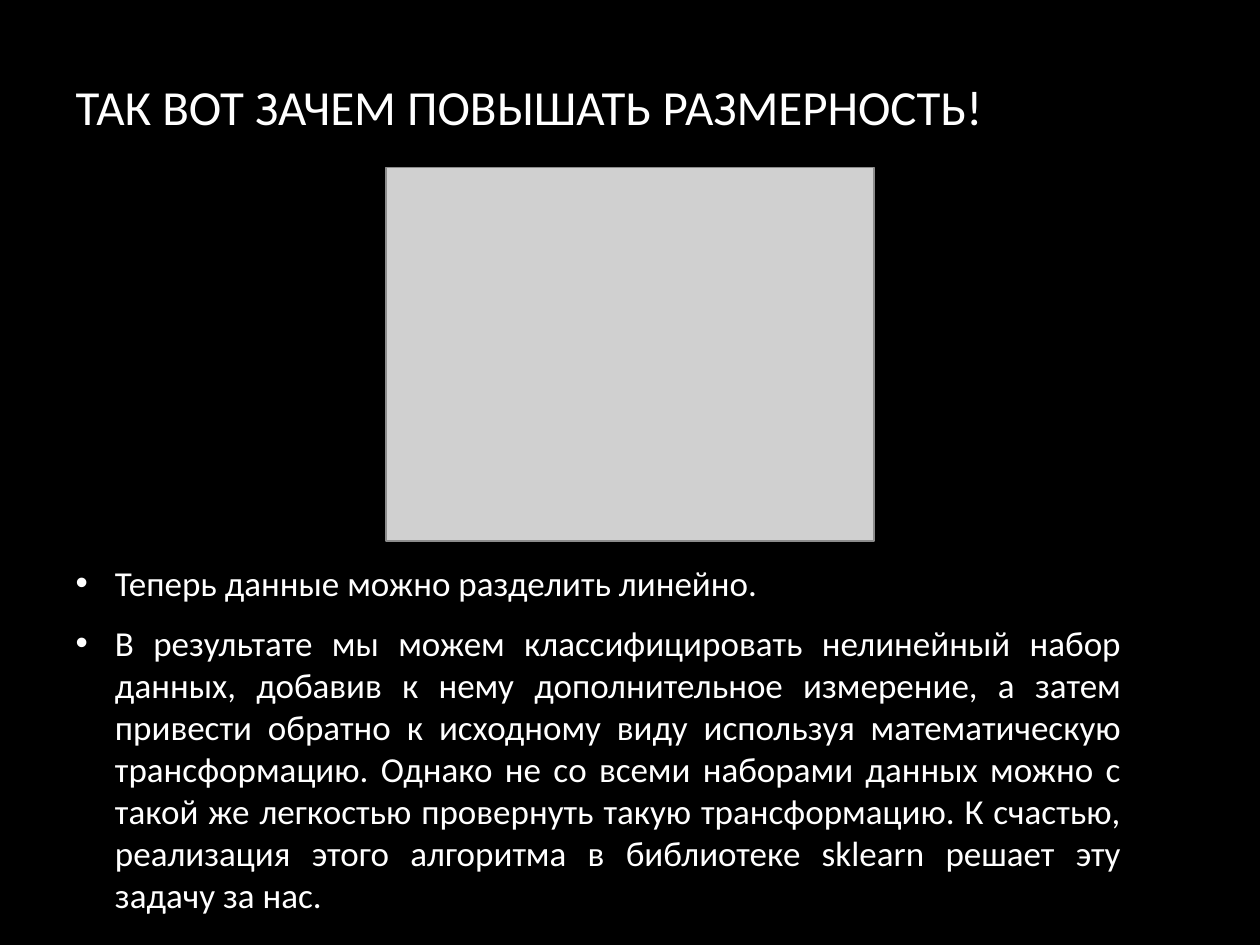
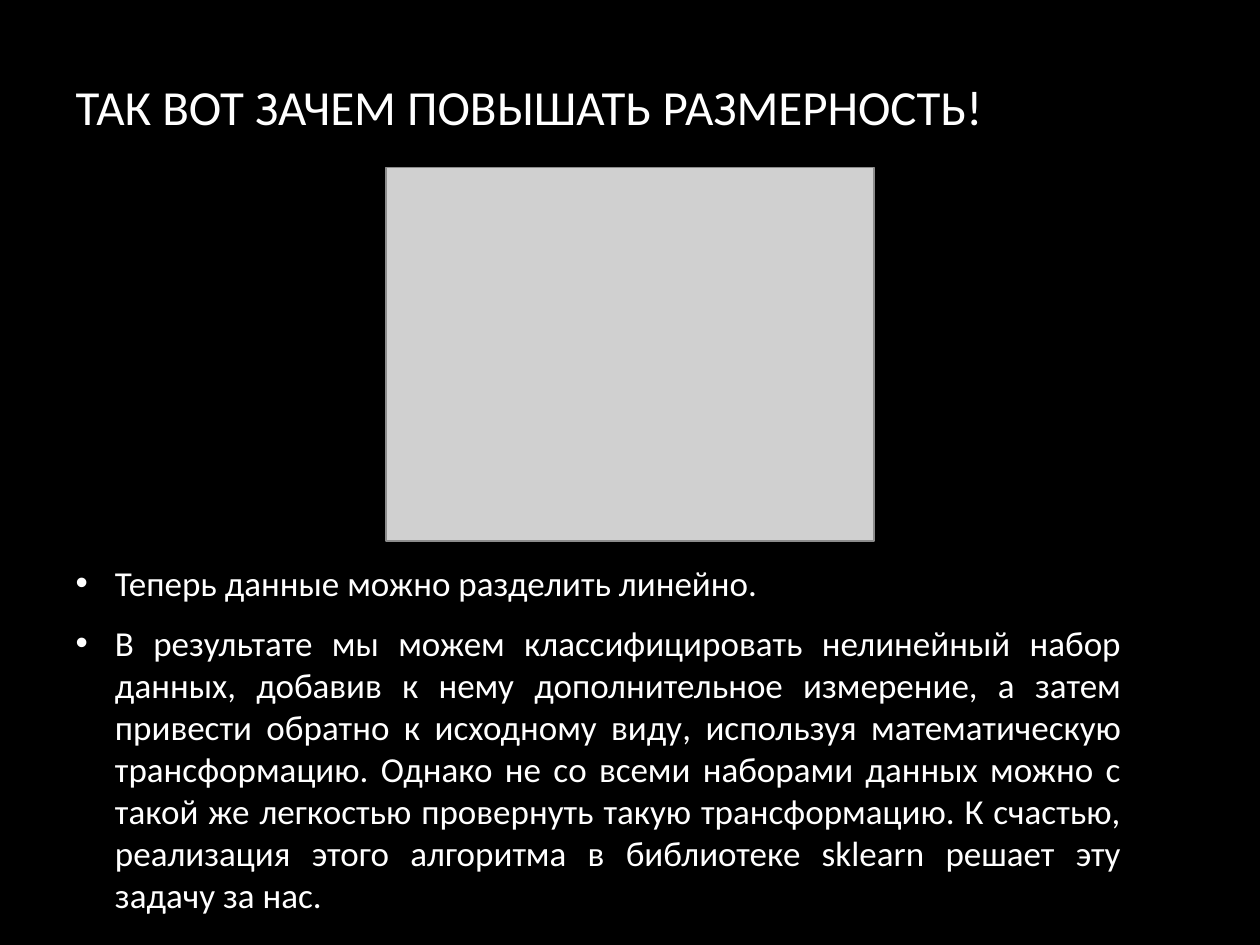
Before and after one commit to StepIgor/stepigor_ru, a slide deck: slide 12 of get/001.pptx. Drawn at 1260x945 pixels with LibreOffice and Linux fonts; fonts in the diff are those of the drawing; grey boxes stand for pictures; background and template pictures are left out. Boxes give left, top, right and bottom in pixels: in the first picture for what was removed or moved away, otherwise in the second. Text is boxed around its words. In the diff, an @@ line names an element or a change of style, - is before the commit and + after.

```diff
--- a/get/001.pptx
+++ b/get/001.pptx
@@ text at (115, 632, 1121, 914): text changed @@
-• В результате мы можем классифицировать нелинейный набор данных, добавив к нему дополнительное измерение, а затем привести обратно к исходному виду используя математическую трансформацию. Однако не со всеми наборами данных можно с такой же легкостью провернуть такую трансформацию. К счастью, реализация этого алгоритма в библиотеке sklearn решает эту задачу за нас.
+• В результате мы можем классифицировать нелинейный набор данных, добавив к нему дополнительное измерение, а затем привести обратно к исходному виду, используя математическую трансформацию. Однако не со всеми наборами данных можно с такой же легкостью провернуть такую трансформацию. К счастью, реализация этого алгоритма в библиотеке sklearn решает эту задачу за нас.
```
Also in this commit, not shown: 1 other slide changed.
